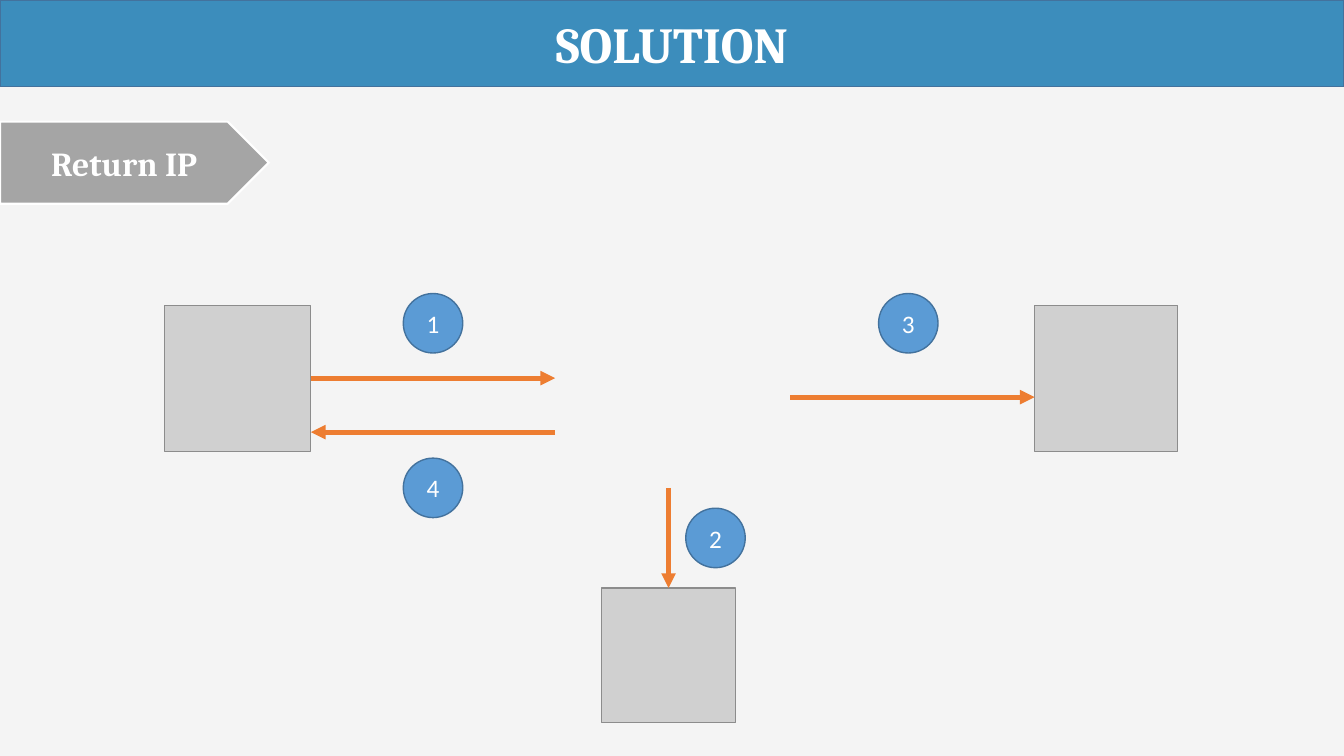
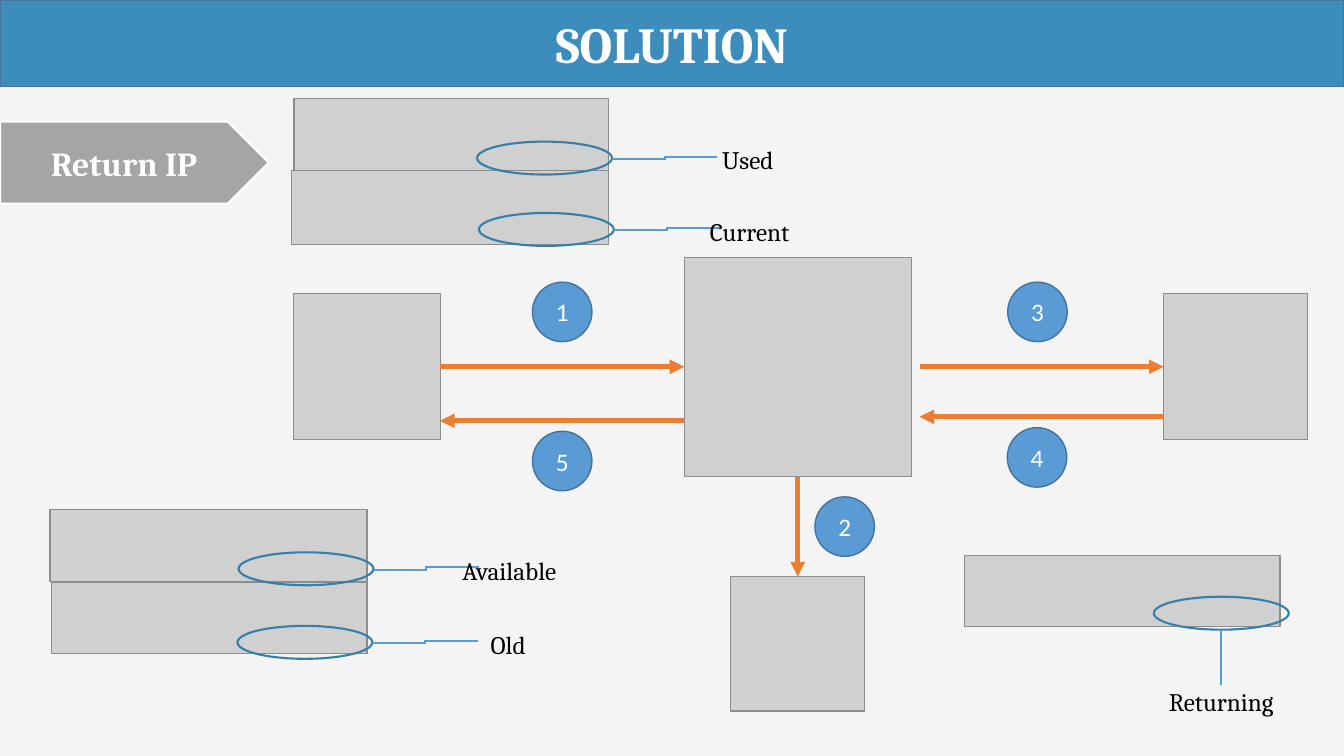
Before and after one commit to haltt051093/IMS-datacenter, a slide deck: slide 35 of Document/Presentation/IMS_20160408_Presentation.pptx (slide 36 before the commit). Drawn at 1344x756 pixels with LibreOffice and Linux fonts; fonts in the diff are those of the drawing; grey boxes stand for pictures. Boxes give left, top, right and bottom in pixels: in the first picture for what was removed or moved away, otherwise in the second. Text is boxed around its words. In the diff, an @@ line names an element or a change of style, - is before the commit and + after.

```diff
--- a/Document/Presentation/IMS_20160408_Presentation.pptx
+++ b/Document/Presentation/IMS_20160408_Presentation.pptx
@@ picture added at (x1=294, y1=99, x2=609, y2=171) @@
@@ ellipse added at (x1=477, y1=142, x2=612, y2=175), outline #367FA9 1.5 pt @@
@@ picture added at (x1=292, y1=171, x2=610, y2=245) @@
@@ elbow line added from (612, 159) to (718, 157), #5B9BD5 1.5 pt @@
@@ text added at (x1=722, y1=151, x2=773, y2=169), 18 pt, text #000000 @@
+Used
@@ ellipse added at (x1=479, y1=213, x2=614, y2=246), outline #367FA9 1.5 pt @@
@@ elbow line added from (614, 231) to (720, 228), #5B9BD5 1.5 pt @@
@@ text added at (x1=710, y1=224, x2=790, y2=242), 18 pt, text #000000 @@
+Current
@@ picture added at (x1=685, y1=257, x2=911, y2=477) @@
@@ 3 ellipses, 2 arrows, 1 picture moved together from (x1=311, y1=293, x2=939, y2=722) to (x1=441, y1=282, x2=1068, y2=711) @@
@@ arrow added from (920, 367) to (1165, 367), #ED7D31 3.5 pt @@
@@ arrow moved from (790, 397) - (1034, 397) to (1165, 417) - (920, 417) @@
@@ 2 pictures, 1 arrow moved together from (x1=164, y1=306, x2=1178, y2=452) to (x1=294, y1=293, x2=1308, y2=440) @@
@@ ellipse added at (x1=532, y1=432, x2=592, y2=491), fill #5B9BD5, outline #43739E 1 pt, 18 pt, text #FFFFFF @@
+5
@@ ellipse "4" moved from (x1=403, y1=459, x2=463, y2=518) to (x1=1007, y1=427, x2=1067, y2=487) @@
@@ picture added at (x1=50, y1=509, x2=368, y2=582) @@
@@ ellipse added at (x1=239, y1=553, x2=374, y2=586), outline #367FA9 1.5 pt @@
@@ elbow line added from (374, 570) to (479, 568), #5B9BD5 1.5 pt @@
@@ text added at (x1=462, y1=562, x2=556, y2=580), 18 pt, text #000000 @@
+Available
@@ picture added at (x1=964, y1=556, x2=1280, y2=627) @@
@@ picture added at (x1=51, y1=583, x2=368, y2=654) @@
@@ ellipse added at (x1=1154, y1=597, x2=1290, y2=630), outline #367FA9 1.5 pt @@
@@ ellipse added at (x1=238, y1=626, x2=373, y2=659), outline #367FA9 1.5 pt @@
@@ elbow line added from (373, 643) to (478, 641), #5B9BD5 1.5 pt @@
@@ text added at (x1=491, y1=636, x2=526, y2=654), 18 pt, text #000000 @@
+Old
@@ elbow line added from (1222, 630) to (1222, 686), #5B9BD5 1.5 pt @@
@@ text added at (x1=1169, y1=694, x2=1274, y2=717), 18 pt, text #000000 @@
+Returning
```
Also in this commit, not shown: 3 other slides changed, 1 slide removed.
